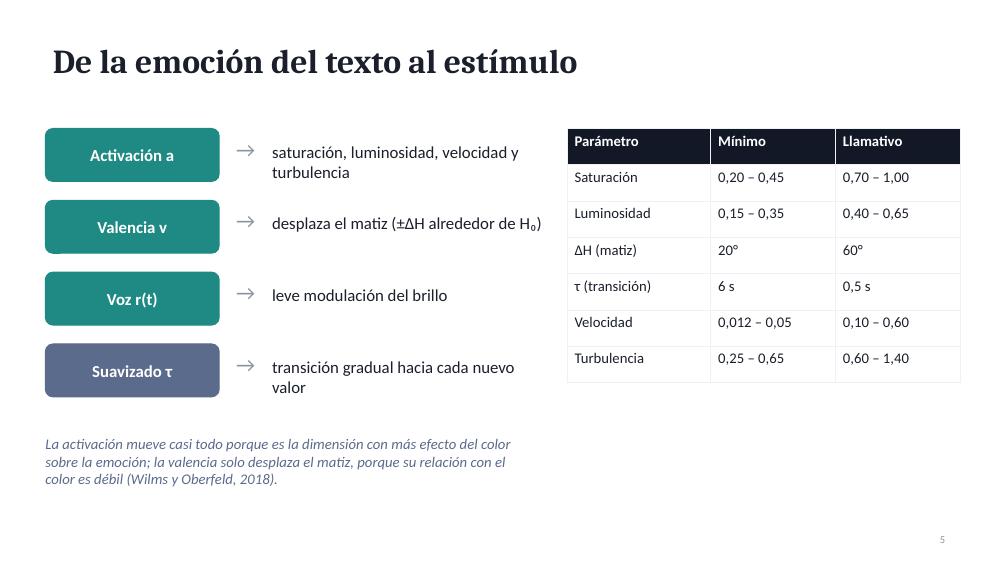
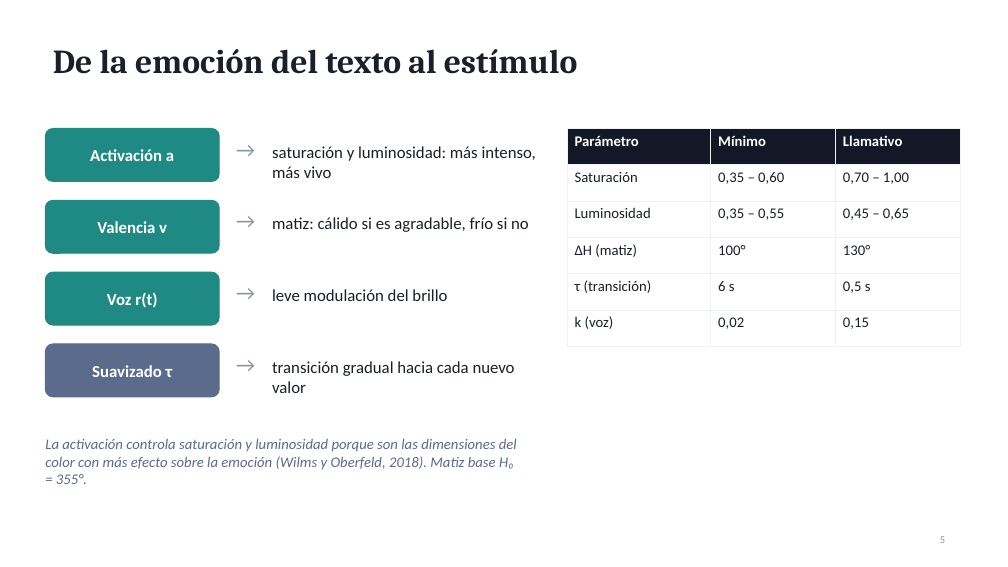
Before and after one commit to bernarditarobles/Prototipo-audiolibro, a slide deck: slide 5 of presentacion/POC_ambientacion_audiolibros.pptx. Drawn at 1008x567 pixels with LibreOffice and Linux fonts; fonts in the diff are those of the drawing. Boxes give left, top, right and bottom in pixels: in the first picture for what was removed or moved away, otherwise in the second. Text is boxed around its words. In the diff, an @@ line names an element or a change of style, - is before the commit and + after.

```diff
--- a/presentacion/POC_ambientacion_audiolibros.pptx
+++ b/presentacion/POC_ambientacion_audiolibros.pptx
@@ text at [272,146,536,178]: text changed @@
-saturación, luminosidad, velocidad y turbulencia
+saturación y luminosidad: más intenso, más vivo
@@ table at [567,129,960,333] @@
-row 2, column 2: 0,20 – 0,45
+row 2, column 2: 0,35 – 0,60
-row 3, column 2: 0,15 – 0,35
+row 3, column 2: 0,35 – 0,55
-row 3, column 3: 0,40 – 0,65
+row 3, column 3: 0,45 – 0,65
-row 4, column 2: 20°
+row 4, column 2: 100°
-row 4, column 3: 60°
+row 4, column 3: 130°
-row 6: Velocidad | 0,012 – 0,05 | 0,10 – 0,60
-row 7: Turbulencia | 0,25 – 0,65 | 0,60 – 1,40
+row 6: k (voz) | 0,02 | 0,15
@@ text at [272,217,529,232]: text changed @@
-desplaza el matiz (±ΔH alrededor de H₀)
+matiz: cálido si es agradable, frío si no
@@ text at [45,439,517,484]: text changed @@
-La activación mueve casi todo porque es la dimensión con más efecto del color sobre la emoción; la valencia solo desplaza el matiz, porque su relación con el color es débil (Wilms y Oberfeld, 2018).
+La activación controla saturación y luminosidad porque son las dimensiones del color con más efecto sobre la emoción (Wilms y Oberfeld, 2018). Matiz base H₀ = 355°.
```
Also in this commit, not shown: 5 other slides changed, 13 other files.
